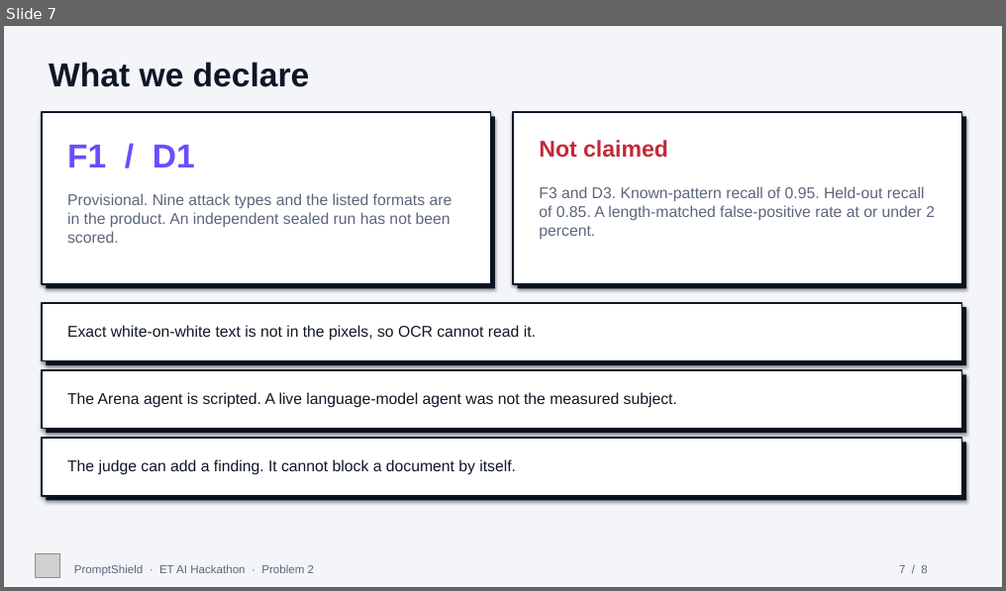
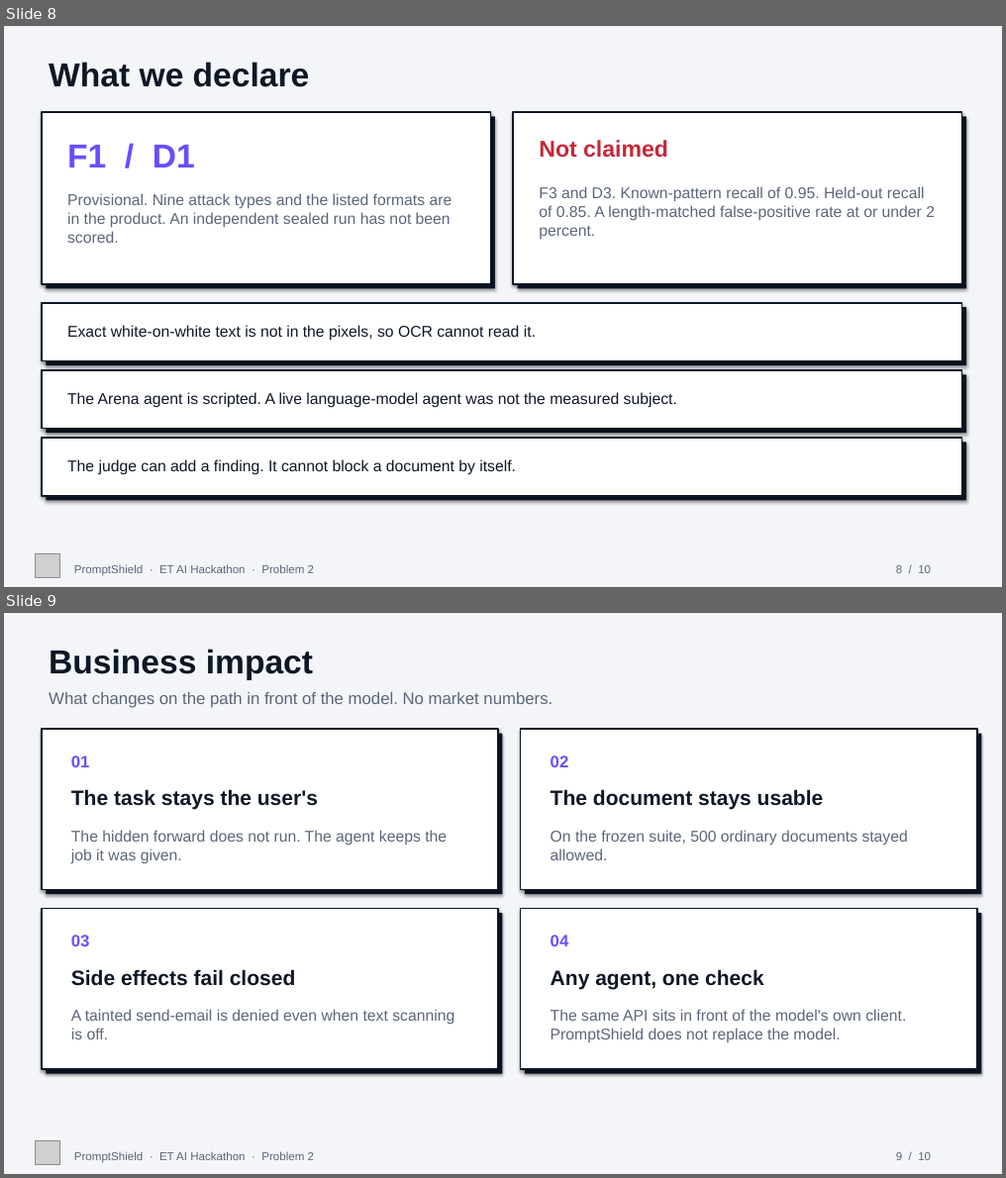
Before and after one commit to Sohamsurve/PromptShield, a slide deck: docs/pitch/PromptShield_pitch.pptx. Shown one above the other, each under a label of ours: slide 7 before the commit, slides 8 and 9 after it. The pictures are 1006x591 and 1006x1178 pixels, drawn with LibreOffice and Linux fonts; fonts in the diff are those of the drawing; grey boxes stand for pictures. Boxes give left, top, right and bottom in pixels: in the first picture for what was removed or moved away, otherwise in the second. Text is boxed around its words. In the diff, an @@ line names an element or a change of style, - is before the commit and + after.

Commit message:
Enhance README and documentation for improved clarity and usability. Updated contents to include repository overview, installation instructions, dependencies, and architecture details. Added environment setup guidelines and clarified API documentation links. Adjusted pitch materials to align with demo requirements and removed outdated content. Updated progress documentation to reflect recent changes.

```diff
--- a/docs/pitch/PromptShield_pitch.pptx
+++ b/docs/pitch/PromptShield_pitch.pptx
@@ slide 9 added at (x1=4, y1=613, x2=1002, y2=1174), background #FFFFFF @@
@@ rectangle added at (x1=4, y1=613, x2=1002, y2=1174), fill #F3F5F9 @@
@@ text added at (x1=49, y1=649, x2=313, y2=680), 32 pt, text #0E1726, bold @@
+Business impact
@@ text added at (x1=49, y1=692, x2=552, y2=708), 16 pt, text #5B667A @@
+What changes on the path in front of the model. No market numbers.
@@ rectangle added at (x1=42, y1=729, x2=498, y2=890), fill #FFFFFF, outline #0E1726 1.5 pt @@
@@ rectangle added at (x1=521, y1=729, x2=977, y2=890), fill #FFFFFF, outline #0E1726 1.5 pt @@
@@ rectangle added at (x1=46, y1=734, x2=503, y2=894), fill #0E1726 @@
@@ text added at (x1=71, y1=756, x2=90, y2=767), 16 pt, text #6A4DFF, bold @@
+01
@@ rectangle added at (x1=525, y1=734, x2=982, y2=894), fill #0E1726 @@
@@ text added at (x1=550, y1=756, x2=569, y2=767), 16 pt, text #6A4DFF, bold @@
+02
@@ text added at (x1=71, y1=789, x2=318, y2=810), 20 pt, text #0E1726, bold @@
+The task stays the user's
@@ text added at (x1=550, y1=789, x2=824, y2=810), 20 pt, text #0E1726, bold @@
+The document stays usable
@@ text added at (x1=71, y1=830, x2=447, y2=863), 15 pt, text #5B667A @@
+The hidden forward does not run. The agent keeps the job it was given.
@@ text added at (x1=550, y1=830, x2=908, y2=861), 15 pt, text #5B667A @@
+On the frozen suite, 500 ordinary documents stayed allowed.
@@ rectangle added at (x1=42, y1=909, x2=498, y2=1069), fill #FFFFFF, outline #0E1726 1.5 pt @@
@@ rectangle added at (x1=521, y1=909, x2=977, y2=1069), fill #FFFFFF, outline #0E1726 1.5 pt @@
@@ rectangle added at (x1=46, y1=913, x2=503, y2=1074), fill #0E1726 @@
@@ text added at (x1=71, y1=935, x2=90, y2=947), 16 pt, text #6A4DFF, bold @@
+03
@@ rectangle added at (x1=525, y1=913, x2=982, y2=1074), fill #0E1726 @@
@@ text added at (x1=550, y1=935, x2=569, y2=947), 16 pt, text #6A4DFF, bold @@
+04
@@ text added at (x1=71, y1=969, x2=296, y2=986), 20 pt, text #0E1726, bold @@
+Side effects fail closed
@@ text added at (x1=550, y1=969, x2=764, y2=989), 20 pt, text #0E1726, bold @@
+Any agent, one check
@@ text added at (x1=71, y1=1009, x2=454, y2=1040), 15 pt, text #5B667A @@
+A tainted send-email is denied even when text scanning is off.
@@ text added at (x1=550, y1=1009, x2=906, y2=1043), 15 pt, text #5B667A @@
+The same API sits in front of the model's own client. PromptShield does not replace the model.
@@ picture added at (x1=36, y1=1141, x2=59, y2=1164) @@
@@ text added at (x1=74, y1=1152, x2=314, y2=1163), 11 pt, text #5B667A @@
+PromptShield · ET AI Hackathon · Problem 2
@@ text added at (x1=896, y1=1153, x2=931, y2=1160), 11 pt, text #5B667A @@
+9 / 10
@@ what was slide 7 is now slide 8 @@
@@ slide 8 changed as well @@
@@ text at (x1=896, y1=566, x2=931, y2=573): text changed @@
-7 / 8
+8 / 10
```
Also in this commit, not shown: 6 other slides changed, 2 other slides added, 1 slide removed, 5 other files.
